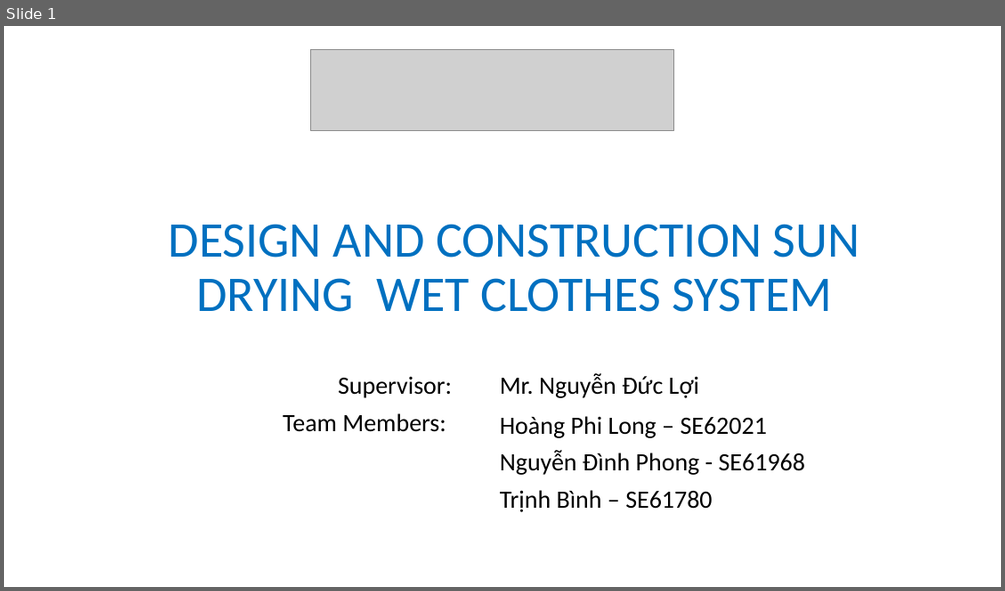
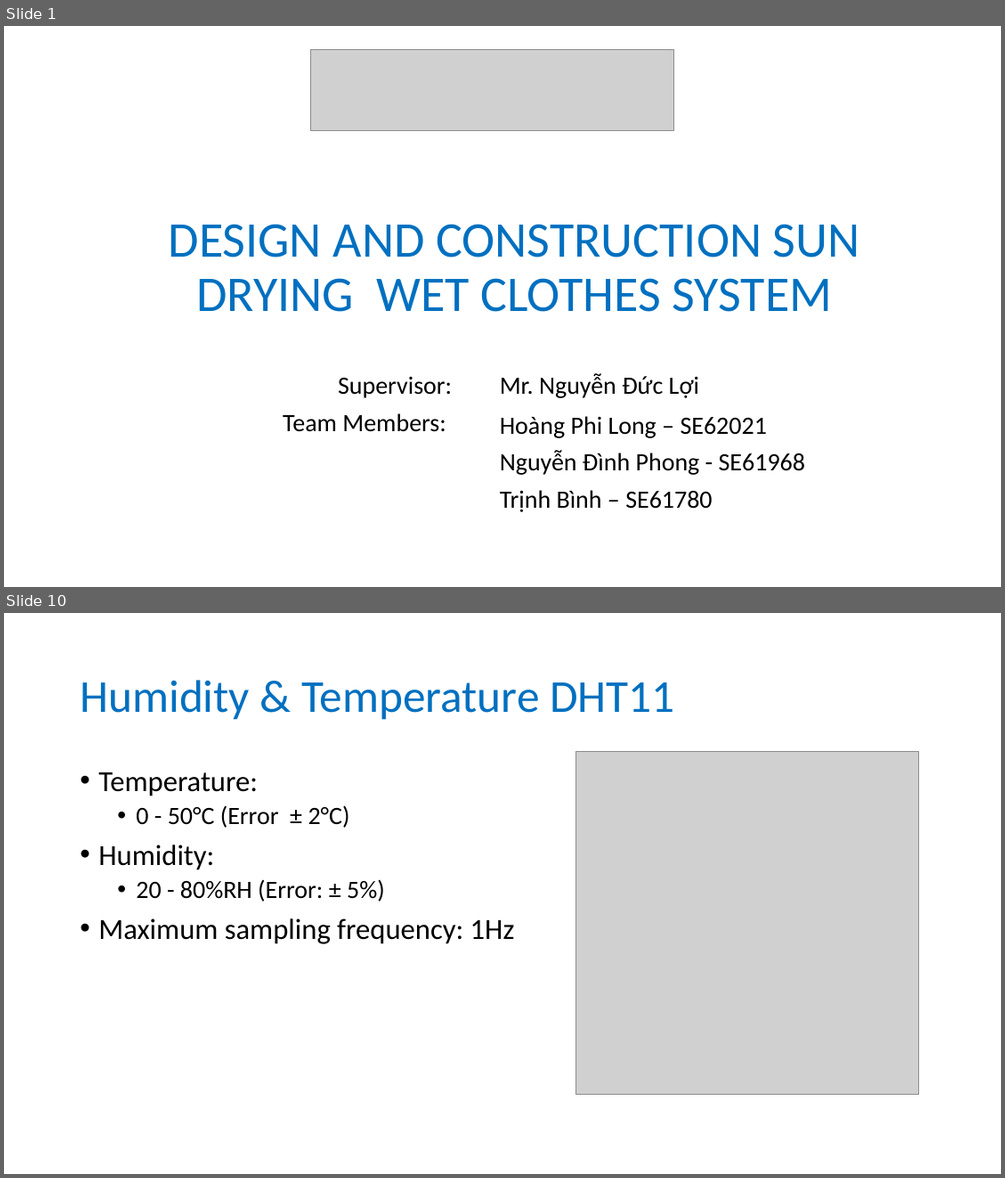
Before and after one commit to longhoang0304/DCDCS_Documentation, a slide deck: Final-Presentation.pptx. Shown one above the other, each under a label of ours: slide 1 before the commit, slides 1 and 10 after it; the slides between them are not shown. The pictures are 1005x591 and 1005x1178 pixels, drawn with LibreOffice and Linux fonts; fonts in the diff are those of the drawing; grey boxes stand for pictures. Boxes give left, top, right and bottom in pixels: in the first picture for what was removed or moved away, otherwise in the second. Text is boxed around its words. In the diff, an @@ line names an element or a change of style, - is before the commit and + after.

```diff
--- a/Final-Presentation.pptx
+++ b/Final-Presentation.pptx
@@ slide 10 added at [4, 613, 1001, 1174], background #FFFFFF @@
@@ title added at [80, 680, 675, 720], 44 pt, text #0070C0 @@
+Humidity & Temperature DHT11
@@ text added at [98, 772, 515, 944], 28 pt, text #000000 @@
+• Temperature:
+  • 0 - 50°C (Error ± 2°C)
+• Humidity:
+  • 20 - 80%RH (Error: ± 5%)
+• Maximum sampling frequency: 1Hz
@@ picture added at [576, 751, 919, 1094] @@
```
Also in this commit, not shown: 5 slides changed, 30 other slides added, 9 slides removed, 2 other files.
